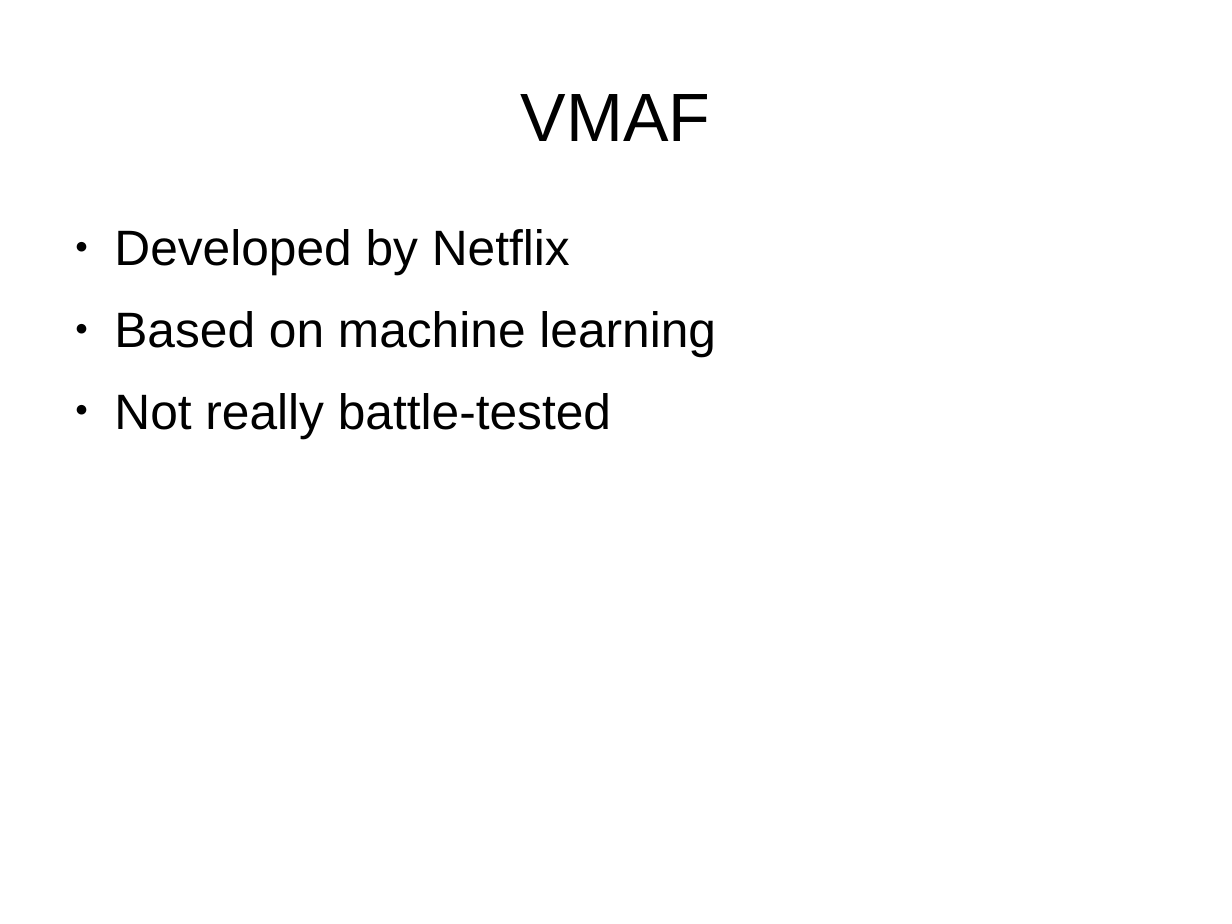
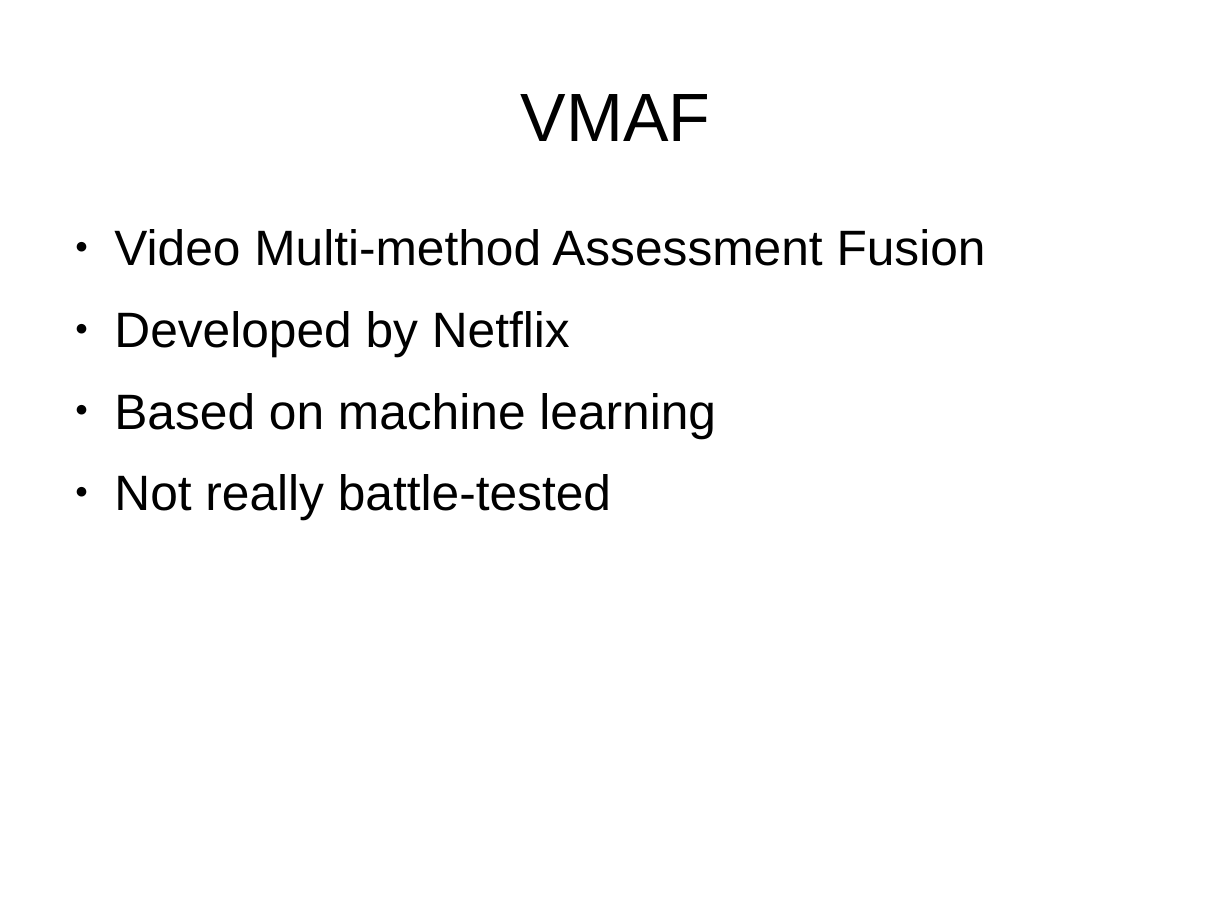
Before and after one commit to multiflexi/II2202, a slide deck: slide 2 of Presentation/presentation.odp. Drawn at 1232x924 pixels with LibreOffice and Linux fonts; fonts in the diff are those of the drawing. Boxes give left, top, right and bottom in pixels: in the first picture for what was removed or moved away, otherwise in the second. Text is boxed around its words. In the diff, an @@ line names an element or a change of style, - is before the commit and + after.

```diff
--- a/Presentation/presentation.odp
+++ b/Presentation/presentation.odp
@@ text at [114,229,986,266]: paragraph added @@
+● Video Multi-method Assessment Fusion
```
Also in this commit, not shown: 3 other slides changed, 6 slides added, 1 other file.
